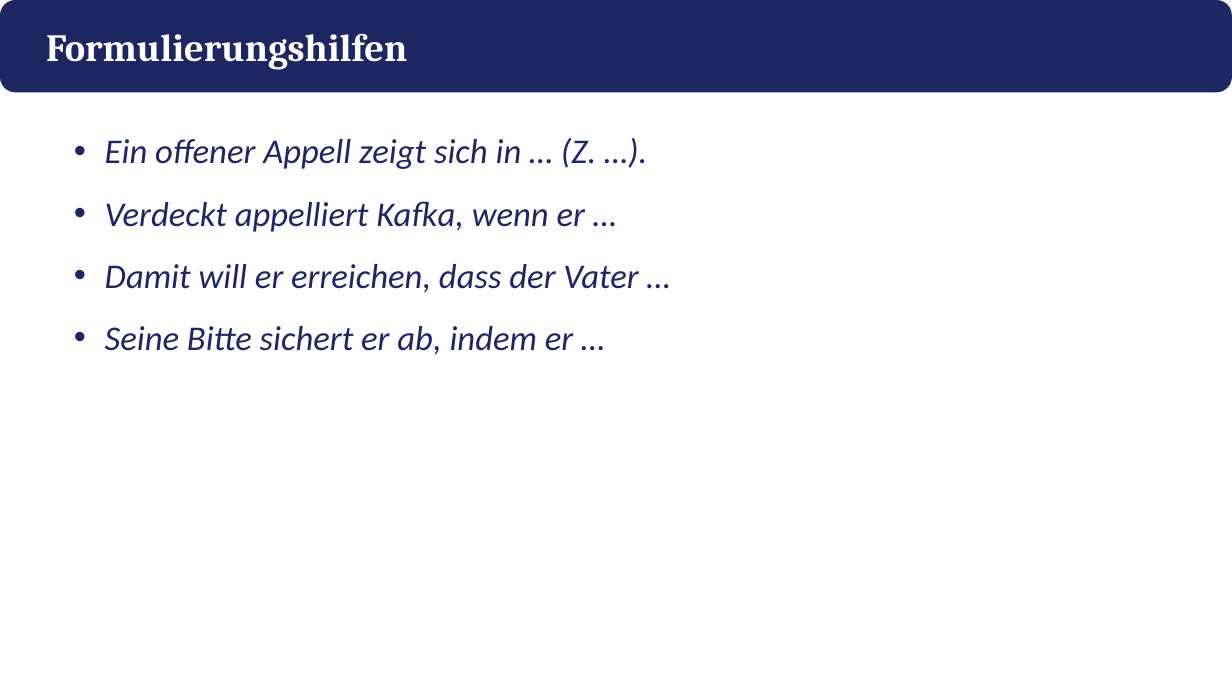
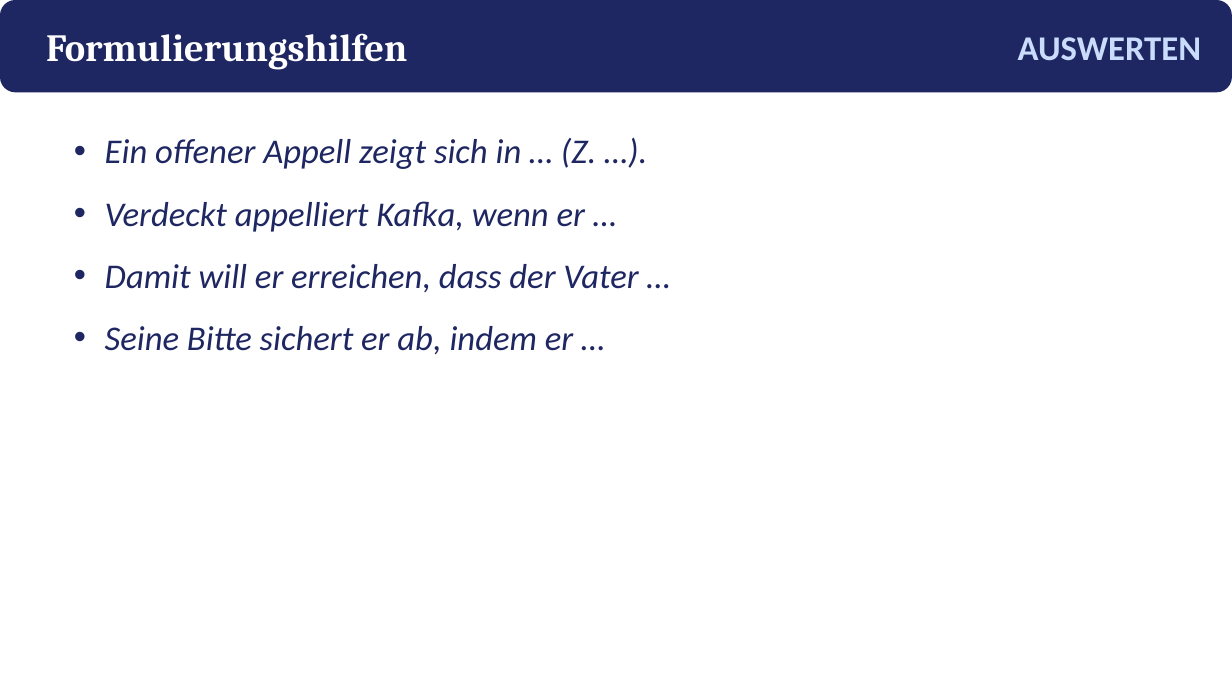
Before and after one commit to golzkonstantin-gif/Schule, a slide deck: slide 17 of Deutsch_11/Kafka_Appell/Praesentation_Kafkas_Appell.pptx (slide 14 before the commit). Drawn at 1232x693 pixels with LibreOffice and Linux fonts; fonts in the diff are those of the drawing. Boxes give left, top, right and bottom in pixels: in the first picture for what was removed or moved away, otherwise in the second. Text is boxed around its words. In the diff, an @@ line names an element or a change of style, - is before the commit and + after.

```diff
--- a/Deutsch_11/Kafka_Appell/Praesentation_Kafkas_Appell.pptx
+++ b/Deutsch_11/Kafka_Appell/Praesentation_Kafkas_Appell.pptx
@@ text added at [1018, 37, 1201, 61], 27 pt, text #CADCFC, bold @@
+AUSWERTEN
```
Also in this commit, not shown: 5 other slides changed, 12 slides added, 10 slides removed, 17 other files.
